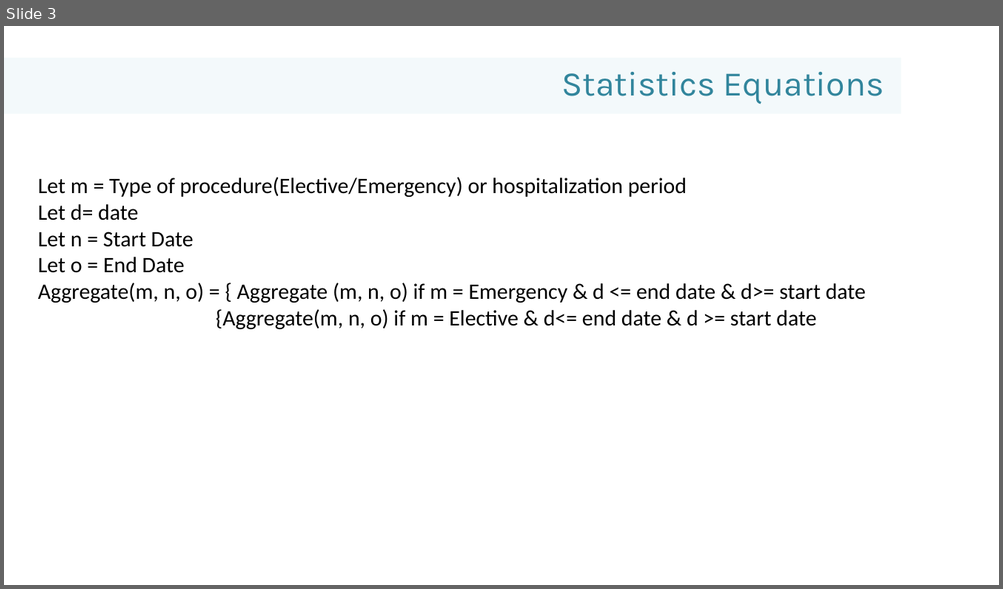
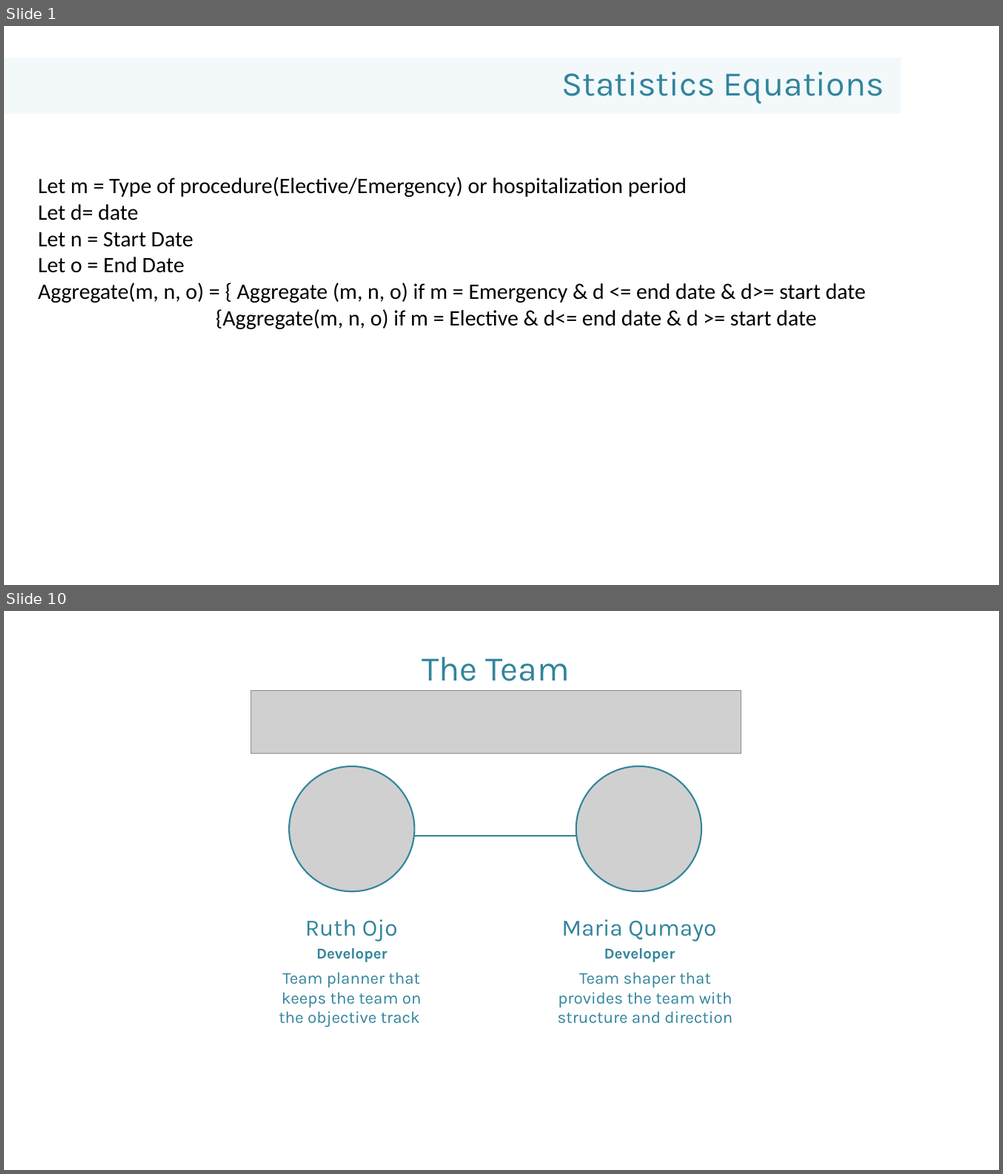
Before and after one commit to Pentec/Final-Year-Main_Project, a slide deck: Documentation/Presentations/Presentation4.pptx. Shown one above the other, each under a label of ours: slide 3 before the commit, slides 1 and 10 after it; the slides between them are not shown. The pictures are 1003x589 and 1003x1174 pixels, drawn with LibreOffice and Linux fonts; fonts in the diff are those of the drawing; grey boxes stand for pictures; background and template pictures are left out. Boxes give left, top, right and bottom in pixels: in the first picture for what was removed or moved away, otherwise in the second. Text is boxed around its words. In the diff, an @@ line names an element or a change of style, - is before the commit and + after.

```diff
--- a/Documentation/Presentations/Presentation4.pptx
+++ b/Documentation/Presentations/Presentation4.pptx
@@ slide 10 added at (4, 611, 999, 1170), background picture (left out) @@
@@ text added at (421, 657, 569, 681), 50 pt, text #31859C @@
+The Team
@@ picture added at (251, 690, 741, 754) @@
@@ picture added at (289, 766, 414, 892) @@
@@ picture added at (576, 766, 701, 892) @@
@@ line added from (390, 836) to (638, 836), #31859C 3 pt @@
@@ text added at (305, 920, 398, 942), 34 pt, text #31859C @@
+Ruth Ojo
@@ text added at (561, 920, 716, 942), 34 pt, text #31859C @@
+Maria Qumayo
@@ text added at (316, 948, 387, 963), 22 pt, text #31859C, bold @@
+Developer
@@ text added at (604, 948, 675, 963), 22 pt, text #31859C, bold @@
+Developer
@@ text added at (279, 972, 421, 1028), 24 pt, text #31859C @@
+Team planner that keeps the team on the objective track
@@ text added at (558, 972, 732, 1024), 24 pt, text #31859C @@
+Team shaper that provides the team with structure and direction
@@ what was slide 3 is now slide 1 @@
```
Also in this commit, not shown: 11 other slides added, 3 slides removed, 1 other file.
